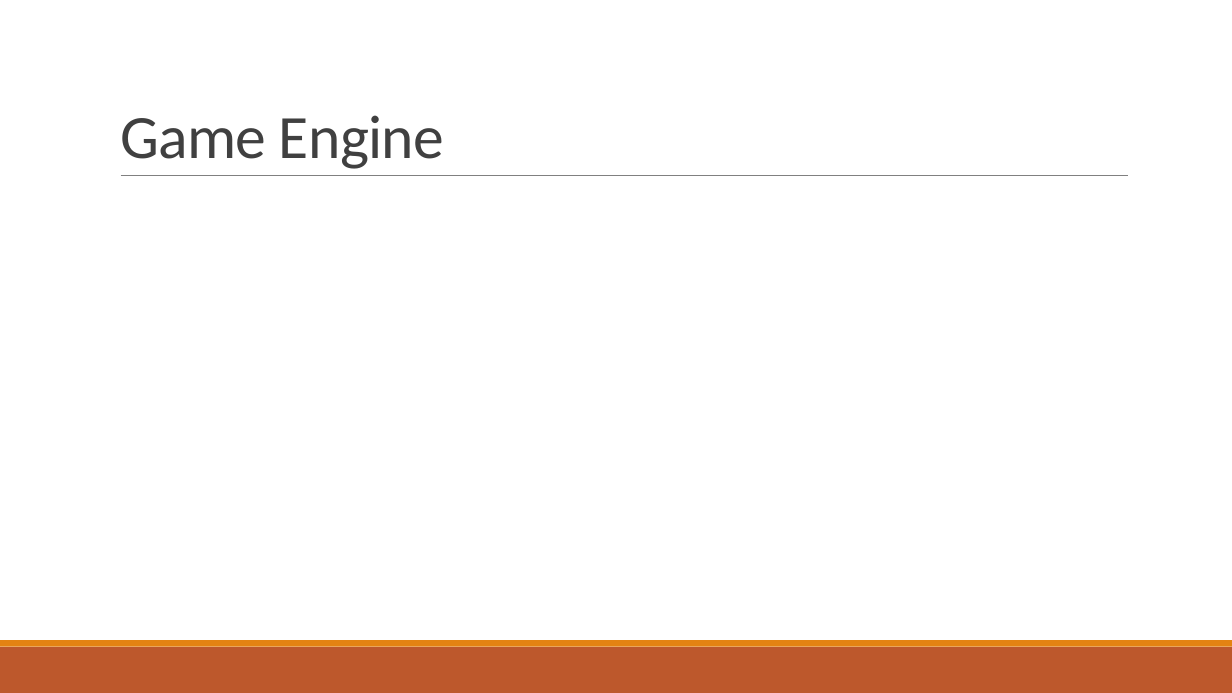
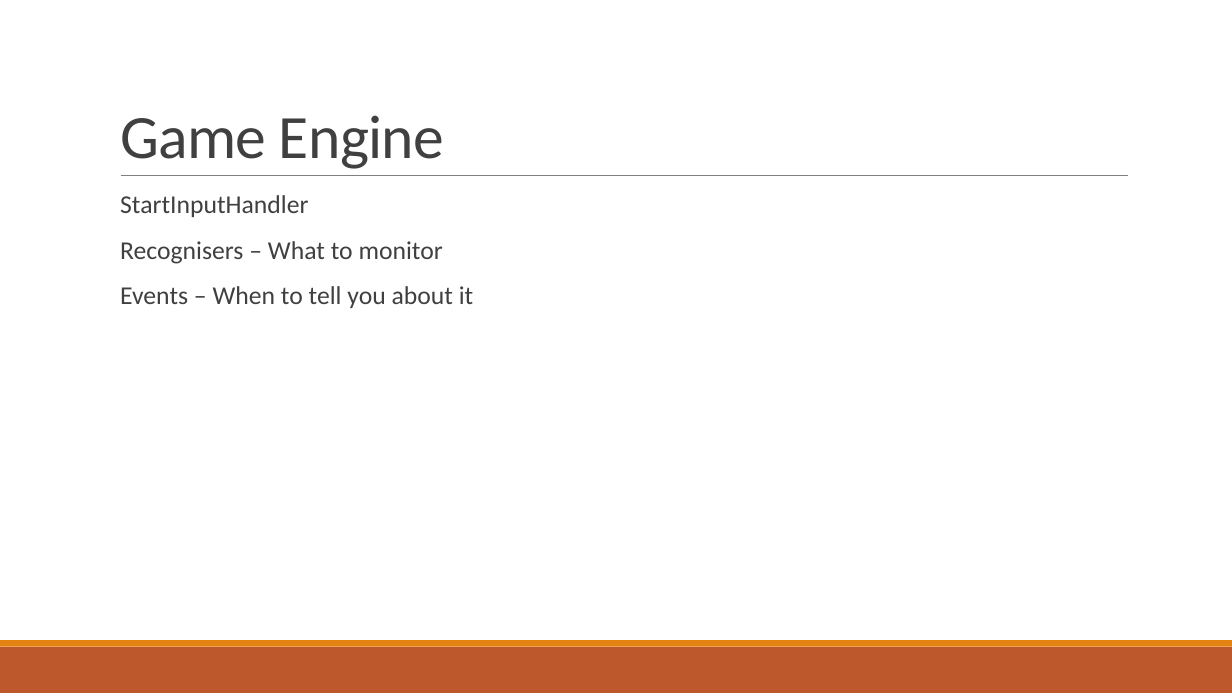
Before and after one commit to stoiveyp/DDDWales2018, a slide deck: slide 28 of Presentation/VoiceAndMore.pptx (slide 29 before the commit). Drawn at 1232x693 pixels with LibreOffice and Linux fonts; fonts in the diff are those of the drawing. Boxes give left, top, right and bottom in pixels: in the first picture for what was removed or moved away, otherwise in the second. Text is boxed around its words. In the diff, an @@ line names an element or a change of style, - is before the commit and + after.

```diff
--- a/Presentation/VoiceAndMore.pptx
+++ b/Presentation/VoiceAndMore.pptx
@@ text added at [120, 195, 473, 308], 20 pt, text #404040 @@
+  StartInputHandler
+  Recognisers – What to monitor
+  Events – When to tell you about it
```
Also in this commit, not shown: 5 other slides changed, 2 slides added, 1 slide removed.
